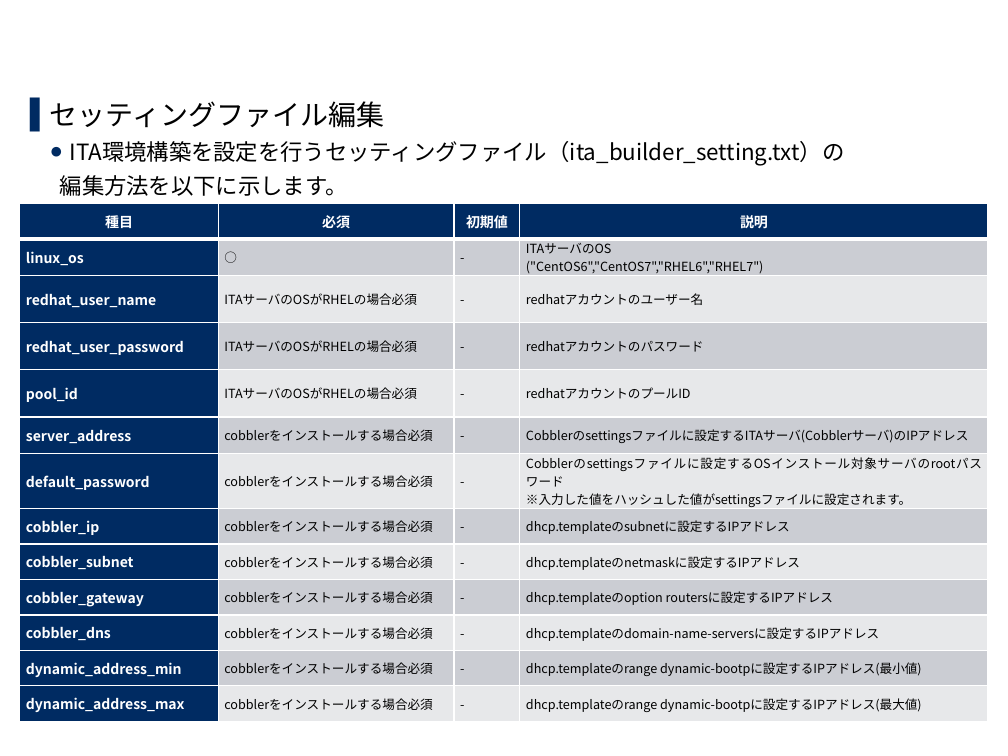
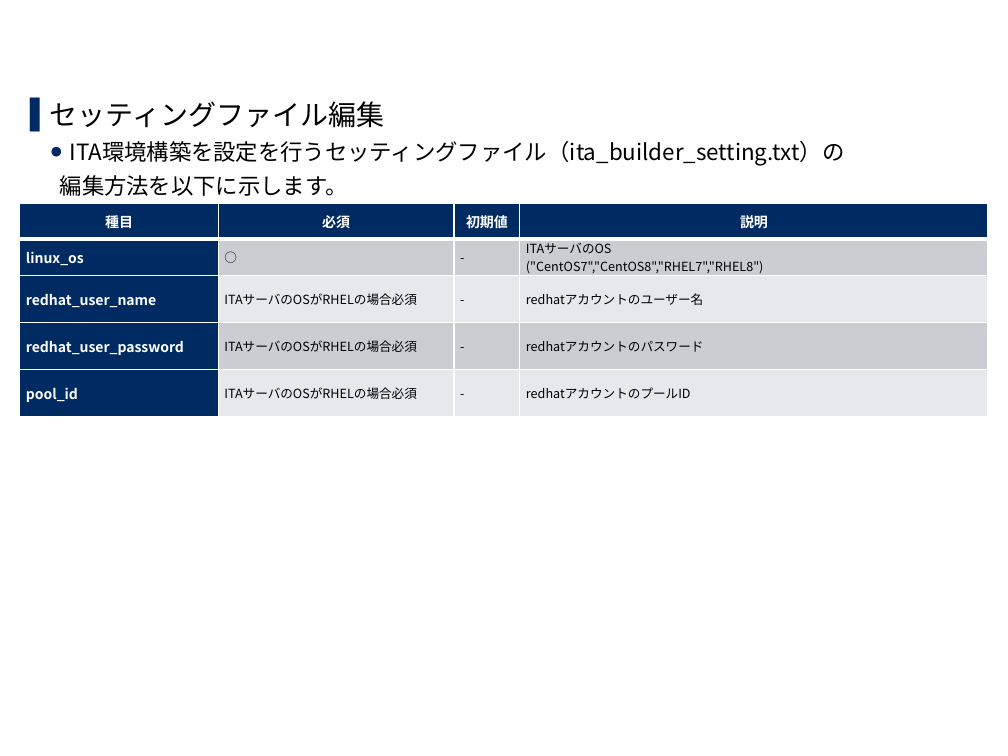
Before and after one commit to exastro-suite/it-automation-docs, a slide deck: slide 14 of asset/Learn_ja/ITA-offline-install_ja.pptx. Drawn at 1008x756 pixels with LibreOffice and Linux fonts; fonts in the diff are those of the drawing; background and template pictures are left out. Boxes give left, top, right and bottom in pixels: in the first picture for what was removed or moved away, otherwise in the second. Text is boxed around its words. In the diff, an @@ line names an element or a change of style, - is before the commit and + after.

Commit message:
2020/01/06 17:01:38

```diff
--- a/asset/Learn_ja/ITA-offline-install_ja.pptx
+++ b/asset/Learn_ja/ITA-offline-install_ja.pptx
@@ table at <box>20,204,989,416</box> @@
@@ row 2, column 4: "ITAサーバのOS / ("CentOS6","CentOS7","RHEL6","RHEL7")" to "ITAサーバのOS / ("CentOS7","CentOS8","RHEL7","RHEL8")" @@
-row 6: server_address | cobblerをインストールする場合必須 | - | Cobblerのsettingsファイルに設定するITAサーバ(Cobblerサーバ)のIPアドレス
-row 7: default_password | cobblerをインストールする場合必須 | - | Cobblerのsettingsファイルに設定するOSインストール対象サーバのrootパスワード / ※入力した値をハッシュした値がsettingsファイルに設定されます。
-row 8: cobbler_ip | cobblerをインストールする場合必須 | - | dhcp.templateのsubnetに設定するIPアドレス
-row 9: cobbler_subnet | cobblerをインストールする場合必須 | - | dhcp.templateのnetmaskに設定するIPアドレス
-row 10: cobbler_gateway | cobblerをインストールする場合必須 | - | dhcp.templateのoption routersに設定するIPアドレス
-row 11: cobbler_dns | cobblerをインストールする場合必須 | - | dhcp.templateのdomain-name-serversに設定するIPアドレス
-row 12: dynamic_address_min | cobblerをインストールする場合必須 | - | dhcp.templateのrange dynamic-bootpに設定するIPアドレス(最小値)
-row 13: dynamic_address_max | cobblerをインストールする場合必須 | - | dhcp.templateのrange dynamic-bootpに設定するIPアドレス(最大値)
```
Also in this commit, not shown: 13 other slides changed.
